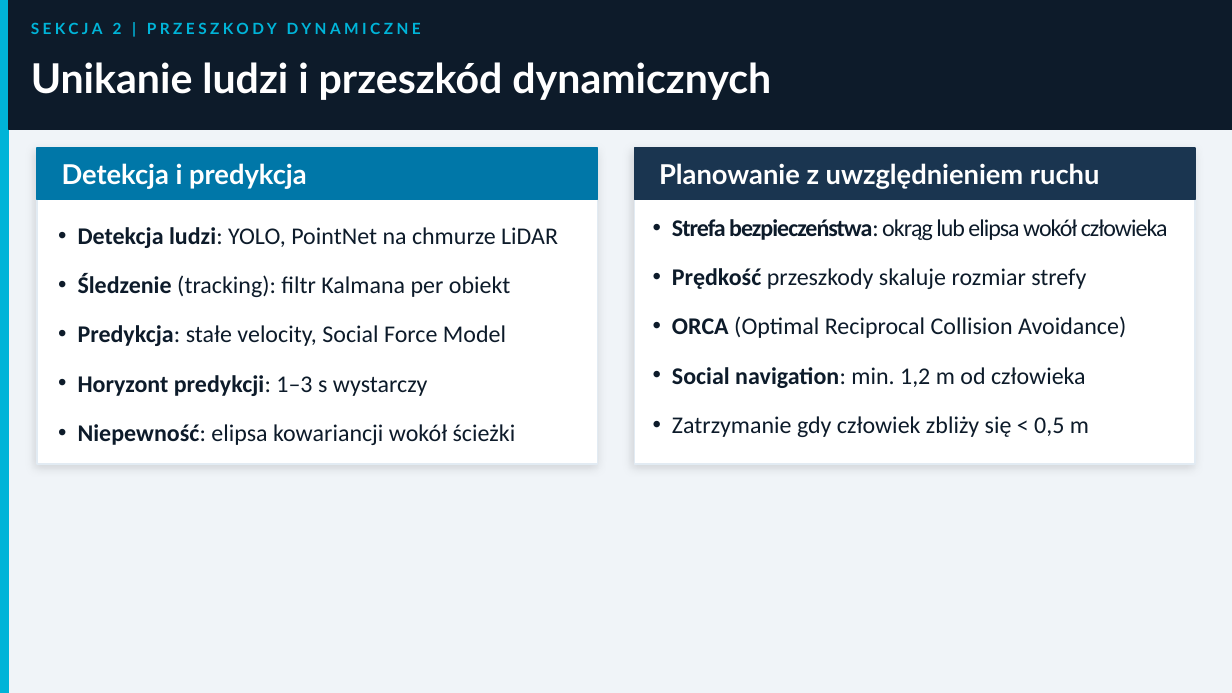
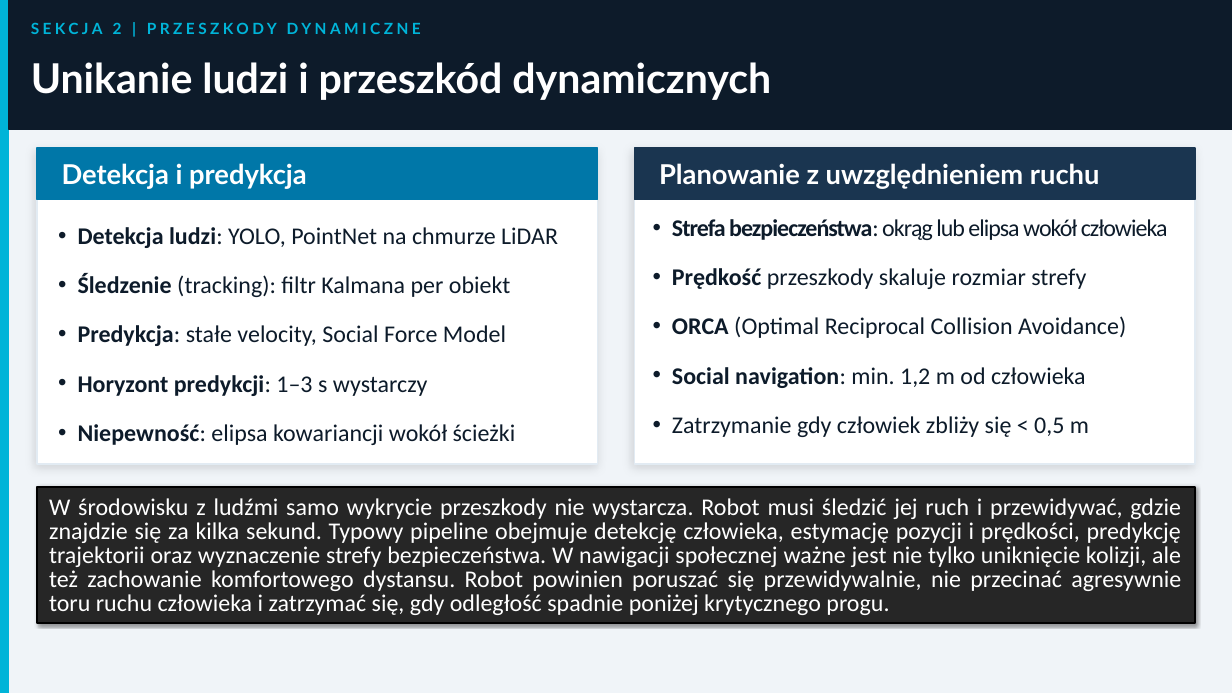
Before and after one commit to MatPomGit/MobileHub, a slide deck: slide 23 of zajecia/robo/robo_w3.pptx (slide 21 before the commit). Drawn at 1232x693 pixels with LibreOffice and Linux fonts; fonts in the diff are those of the drawing. Boxes give left, top, right and bottom in pixels: in the first picture for what was removed or moved away, otherwise in the second. Text is boxed around its words. In the diff, an @@ line names an element or a change of style, - is before the commit and + after.

```diff
--- a/zajecia/robo/robo_w3.pptx
+++ b/zajecia/robo/robo_w3.pptx
@@ rectangle added at [37, 487, 1195, 622], fill #262626, outline #000000 1.5 pt, 14 pt, text #FFFFFF @@
+W środowisku z ludźmi samo wykrycie przeszkody nie wystarcza. Robot musi śledzić jej ruch i przewidywać, gdzie znajdzie się za kilka sekund. Typowy pipeline obejmuje detekcję człowieka, estymację pozycji i prędkości, predykcję trajektorii oraz wyznaczenie strefy bezpieczeństwa. W nawigacji społecznej ważne jest nie tylko uniknięcie kolizji, ale też zachowanie komfortowego dystansu. Robot powinien poruszać się przewidywalnie, nie przecinać agresywnie toru ruchu człowieka i zatrzymać się, gdy odległość spadnie poniżej krytycznego progu.
```
Also in this commit, not shown: 23 other slides changed, 14 slides added, 4 slides removed, 3 other files.
